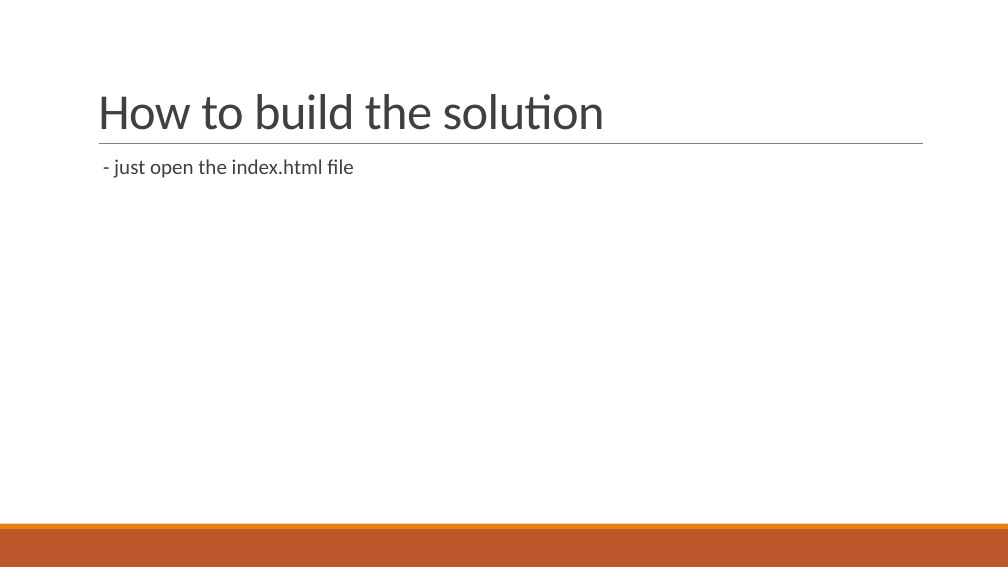
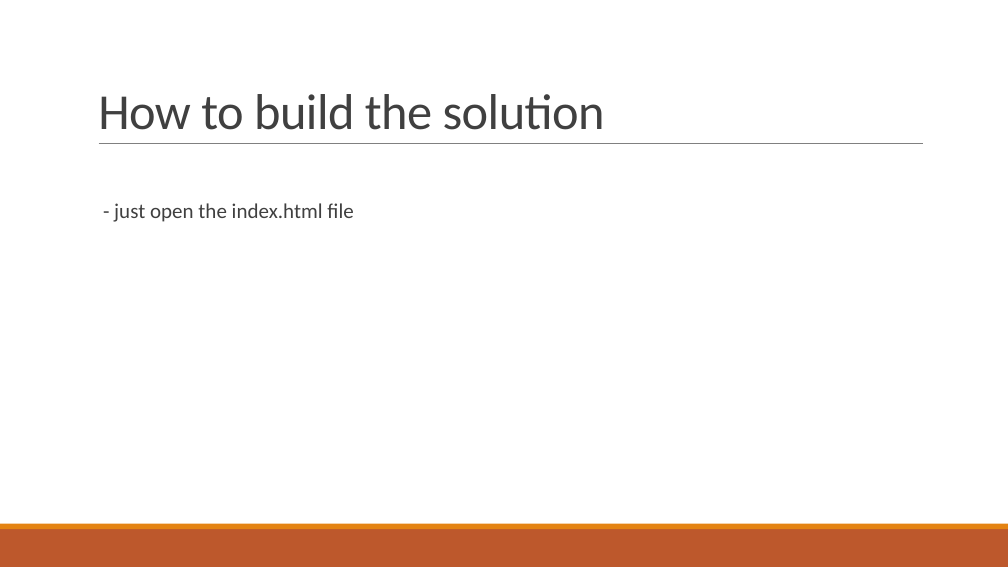
Before and after one commit to AhmedSharaf98/DEF-to-SVG, a slide deck: slide 13 of docs/DEF-LEF to SVG.pptx (slide 10 before the commit). Drawn at 1008x567 pixels with LibreOffice and Linux fonts; fonts in the diff are those of the drawing. Boxes give left, top, right and bottom in pixels: in the first picture for what was removed or moved away, otherwise in the second. Text is boxed around its words. In the diff, an @@ line names an element or a change of style, - is before the commit and + after.

```diff
--- a/docs/DEF-LEF to SVG.pptx
+++ b/docs/DEF-LEF to SVG.pptx
@@ text "- just open the index.html ...": place and size @@
-text "- just open the index.html ..." at <box>114,159,353,178</box>
+text "- just open the index.html ..." at <box>114,203,353,222</box>
```
Also in this commit, not shown: 8 other slides changed, 6 slides added, 2 slides removed, 1 other file.
